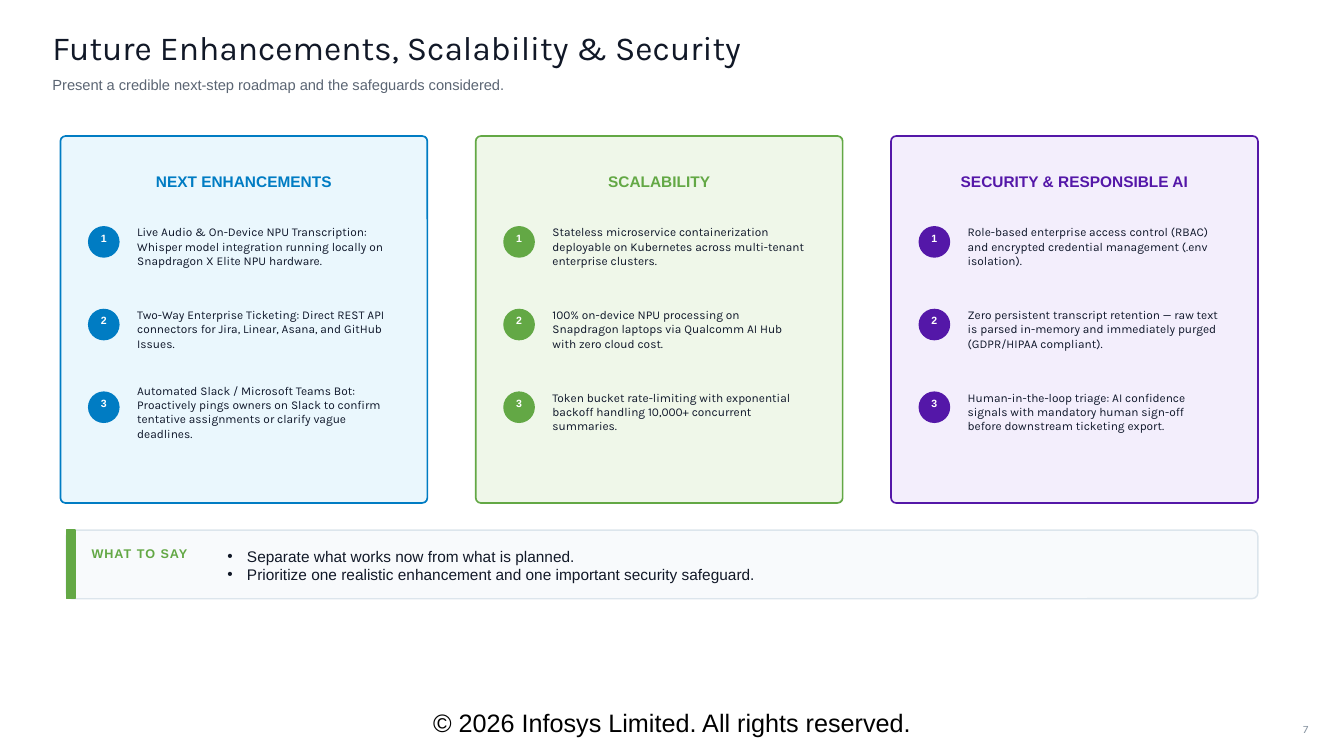
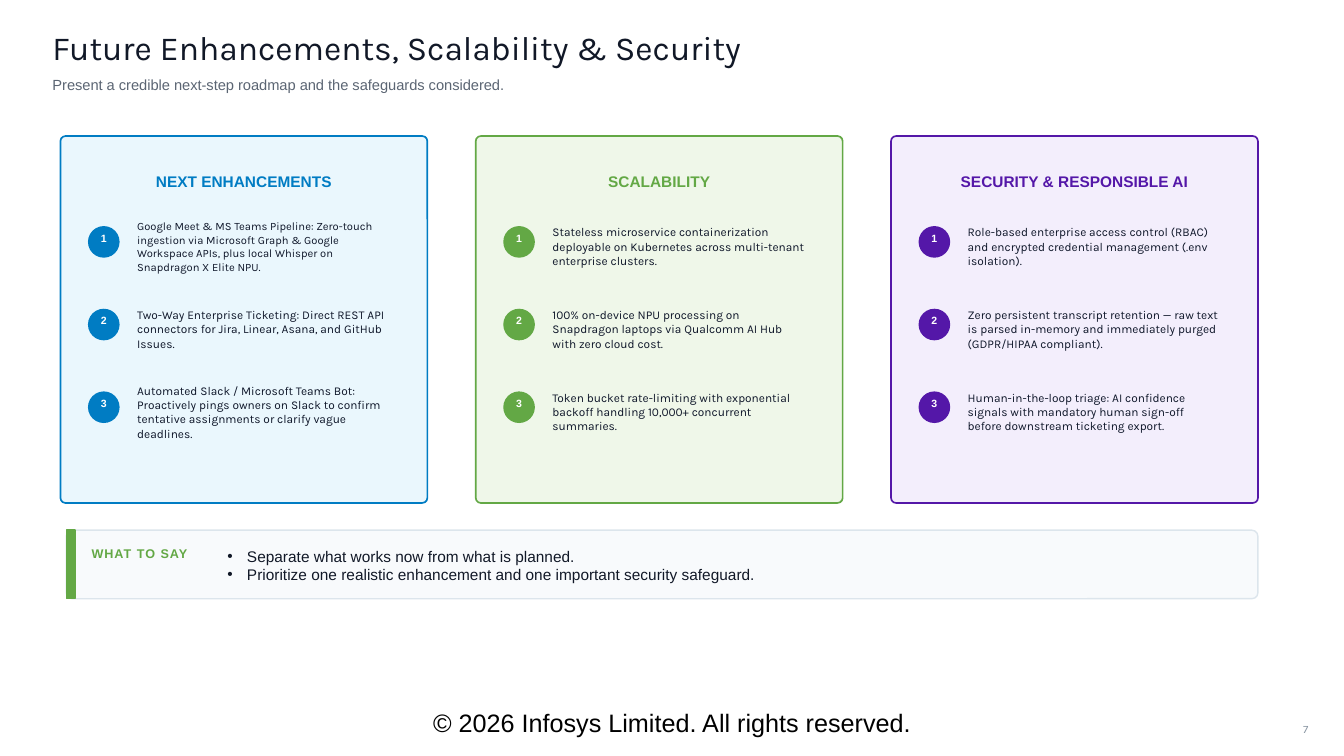
Before and after one commit to kowshikghanta/Infosys-Hackathon, a slide deck: slide 7 of Hack-AI-Thon_Solution_Presentation_Template.pptx. Drawn at 1344x756 pixels with LibreOffice and Linux fonts; fonts in the diff are those of the drawing; background and template pictures are left out. Boxes give left, top, right and bottom in pixels: in the first picture for what was removed or moved away, otherwise in the second. Text is boxed around its words. In the diff, an @@ line names an element or a change of style, - is before the commit and + after.

Commit message:
Incorporate the 6 strict anti-hallucination rules and GMeet pipeline into official presentation

```diff
--- a/Hack-AI-Thon_Solution_Presentation_Template.pptx
+++ b/Hack-AI-Thon_Solution_Presentation_Template.pptx
@@ text at [137,222,372,274]: text changed; size 8.5 to 8 pt @@
-Live Audio & On-Device NPU Transcription: Whisper model integration running locally on Snapdragon X Elite NPU hardware.
+Google Meet & MS Teams Pipeline: Zero-touch ingestion via Microsoft Graph & Google Workspace APIs, plus local Whisper on Snapdragon X Elite NPU.
```
Also in this commit, not shown: 3 other slides changed, 3 other files.
